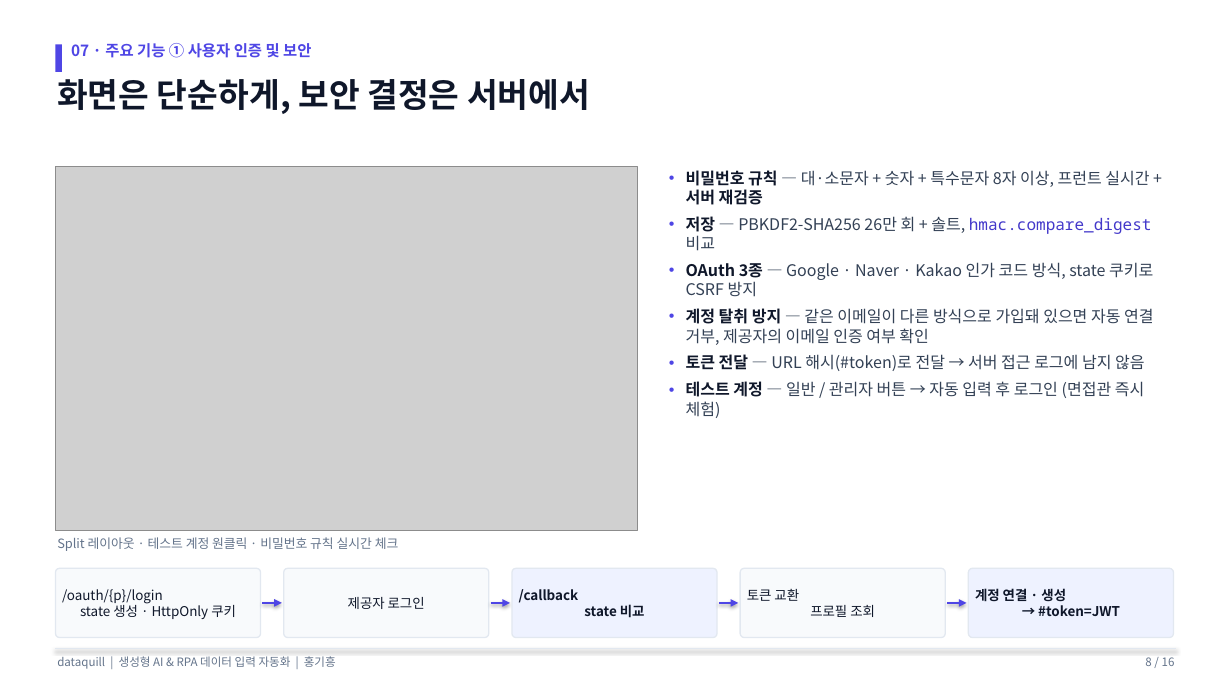
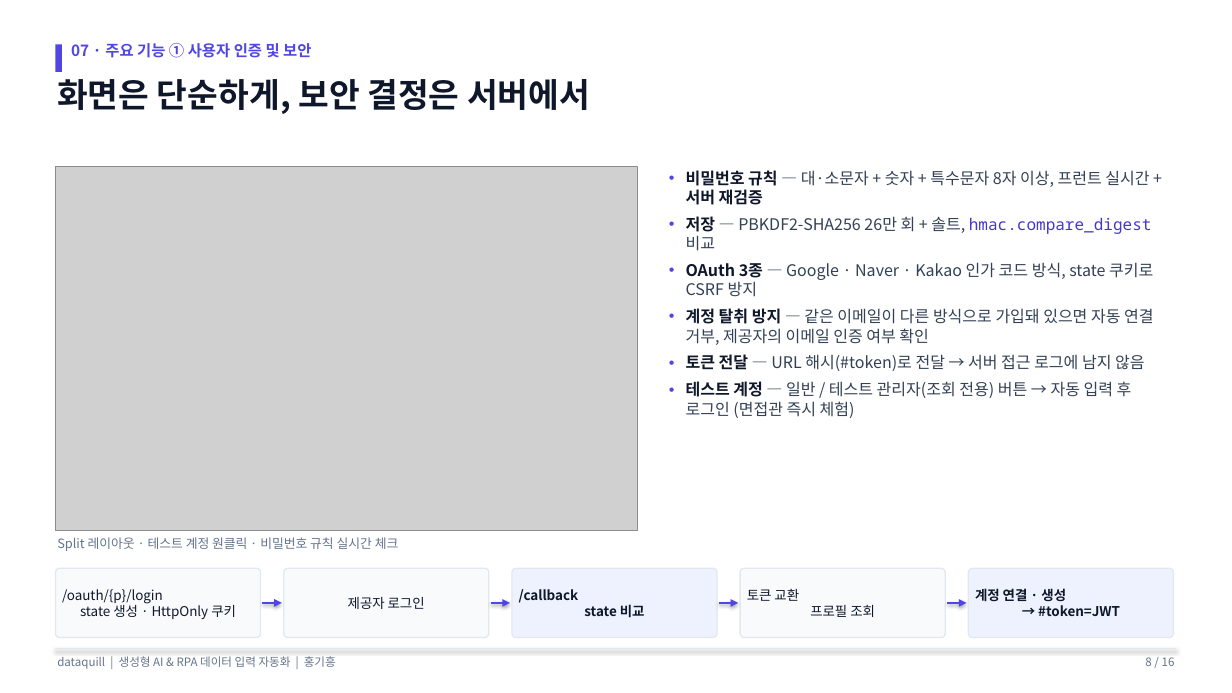
Before and after one commit to fsclass-n/datapick, a slide deck: slide 8 of docs/프로젝트_발표자료.pptx. Drawn at 1232x693 pixels with LibreOffice and Linux fonts; fonts in the diff are those of the drawing; grey boxes stand for pictures. Boxes give left, top, right and bottom in pixels: in the first picture for what was removed or moved away, otherwise in the second. Text is boxed around its words. In the diff, an @@ line names an element or a change of style, - is before the commit and + after.

```diff
--- a/docs/프로젝트_발표자료.pptx
+++ b/docs/프로젝트_발표자료.pptx
@@ text at [686,381,1132,418]: text changed @@
-• 테스트 계정 — 일반 / 관리자 버튼 → 자동 입력 후 로그인 (면접관 즉시 체험)
+• 테스트 계정 — 일반 / 테스트 관리자(조회 전용) 버튼 → 자동 입력 후 로그인 (면접관 즉시 체험)
```
Also in this commit, not shown: 5 other slides changed, 32 other files.
